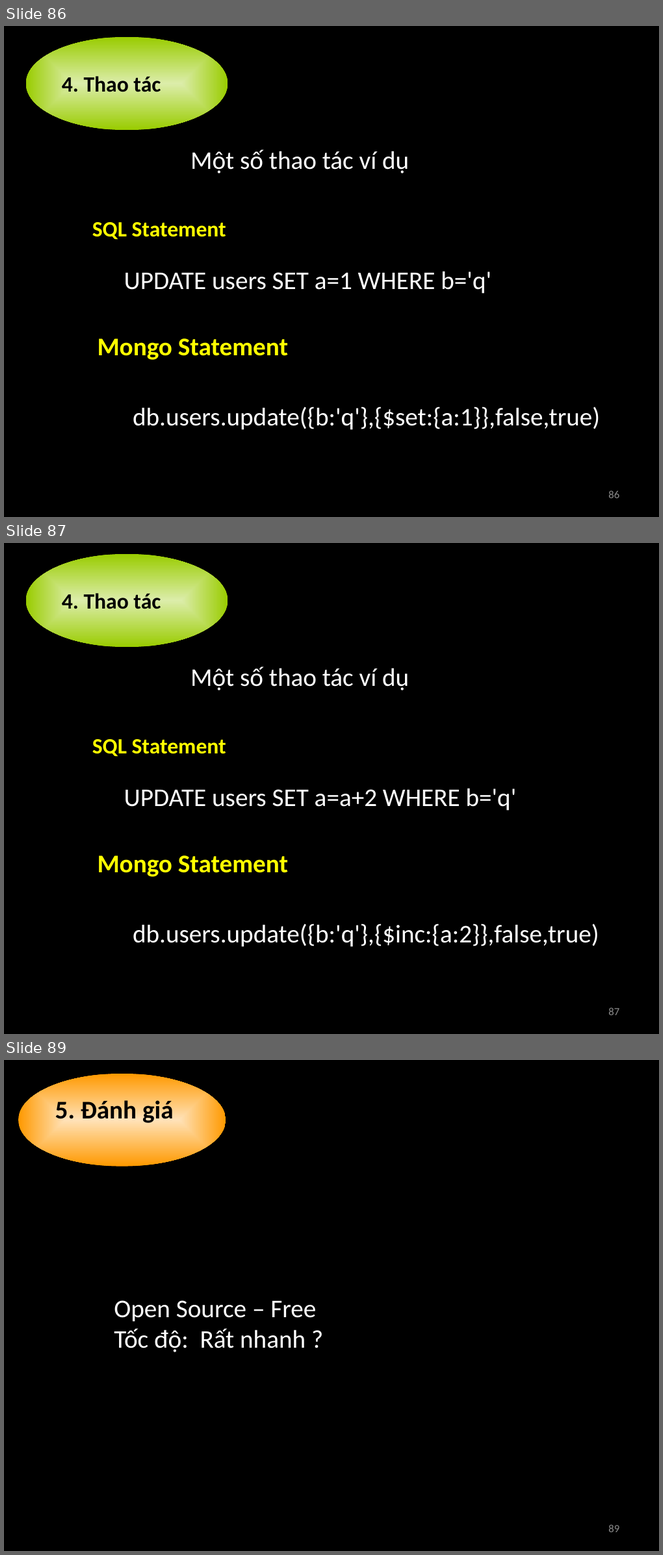
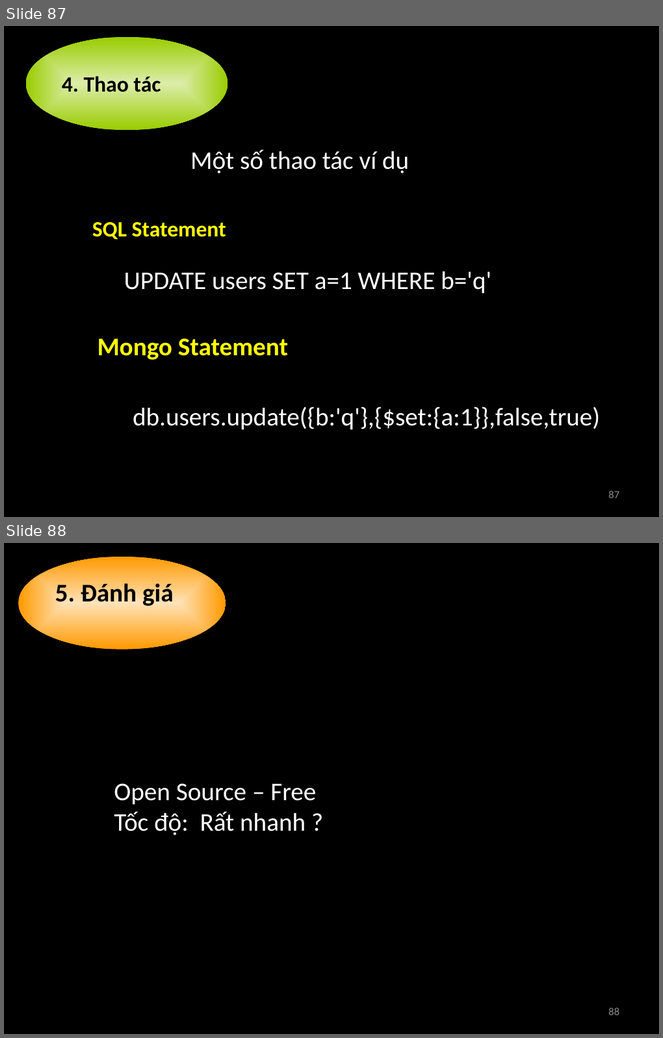
Before and after one commit to nguyenminhthong27/academic-term2-2012-distributed-application-group-21, a slide deck: 0.Seminar MongoDB/Introduction MongoDB.pptx. Shown one above the other, each under a label of ours: slides 86, 87 and 89 before the commit, slides 87 and 88 after it; the slides between them are not shown. The pictures are 663x1555 and 663x1038 pixels, drawn with LibreOffice and Linux fonts; fonts in the diff are those of the drawing. Boxes give left, top, right and bottom in pixels: in the first picture for what was removed or moved away, otherwise in the second. Text is boxed around its words. In the diff, an @@ line names an element or a change of style, - is before the commit and + after.

```diff
--- a/0.Seminar MongoDB/Introduction MongoDB.pptx
+++ b/0.Seminar MongoDB/Introduction MongoDB.pptx
@@ slide 87 removed at (x1=4, y1=543, x2=659, y2=1034), background #000000 @@
@@ ellipse removed at (x1=25, y1=554, x2=228, y2=647) @@
-4. Thao tác
@@ text removed at (x1=191, y1=667, x2=409, y2=691) @@
-Một số thao tác ví dụ
@@ text removed at (x1=92, y1=739, x2=226, y2=757) @@
-SQL Statement
@@ text removed at (x1=124, y1=788, x2=517, y2=811) @@
-UPDATE users SET a=a+2 WHERE b='q'
@@ text removed at (x1=98, y1=856, x2=288, y2=877) @@
-Mongo Statement
@@ text removed at (x1=133, y1=924, x2=599, y2=947) @@
-db.users.update({b:'q'},{$inc:{a:2}},false,true)
@@ page number removed at (x1=608, y1=1008, x2=620, y2=1016) @@
-87
@@ what was slide 86 is now slide 87 @@
@@ page number at (x1=608, y1=491, x2=620, y2=499): text changed @@
-86
+87
@@ what was slide 89 is now slide 88 @@
@@ page number at (x1=608, y1=1008, x2=620, y2=1016): text changed @@
-89
+88
```
Also in this commit, not shown: 4 slides changed, 1 slide added, 1 other slide removed.
